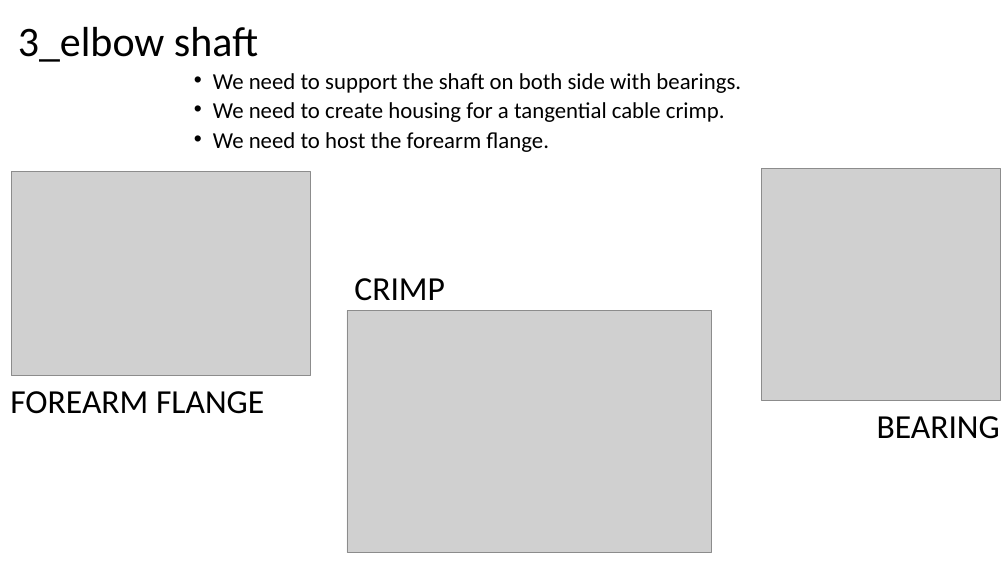
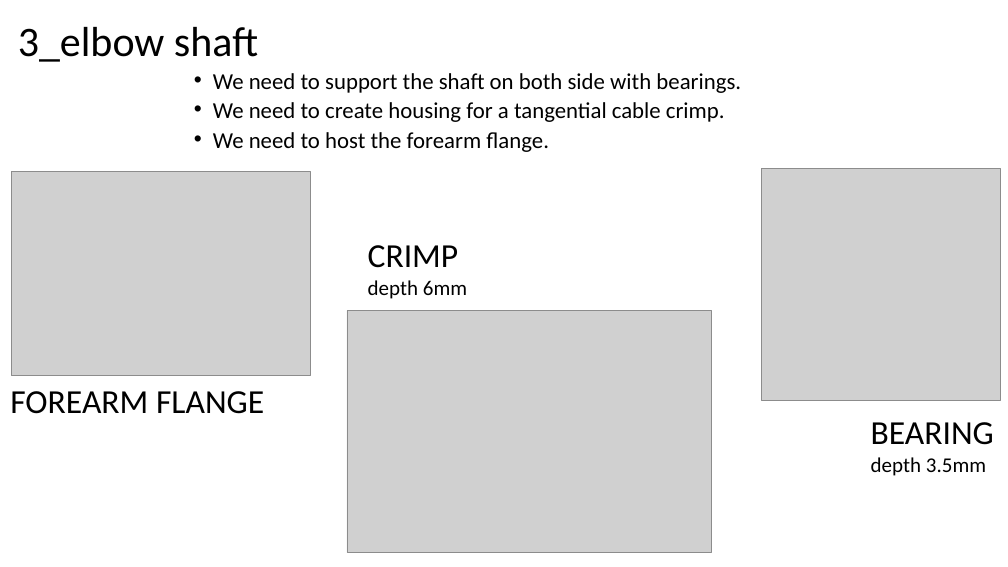
Before and after one commit to easy-peasy-robotics/easy-peasy-robotics.github.io, a slide deck: slide 4 of material/slides/cad-design-specs.pptx. Drawn at 1008x567 pixels with LibreOffice and Linux fonts; fonts in the diff are those of the drawing; grey boxes stand for pictures. Boxes give left, top, right and bottom in pixels: in the first picture for what was removed or moved away, otherwise in the second. Text is boxed around its words. In the diff, an @@ line names an element or a change of style, - is before the commit and + after.

```diff
--- a/material/slides/cad-design-specs.pptx
+++ b/material/slides/cad-design-specs.pptx
@@ text "CRIMP": place and size @@
-text "CRIMP" at (354, 278, 445, 301)
+text "CRIMP" at (368, 245, 467, 299)
@@ text at (368, 280, 467, 299): paragraph added @@
+depth 6mm
@@ text at (871, 422, 994, 476): text changed; size 32 to 20 pt @@
-BEARING
+BEARING
+depth 3.5mm
```
Also in this commit, not shown: 2 other slides changed.
